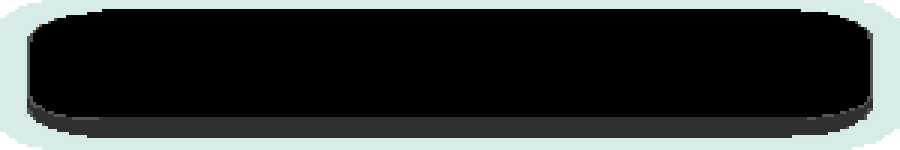
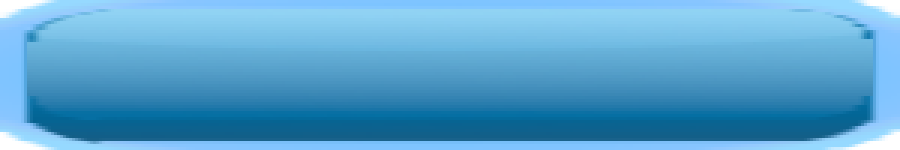
Layer changes from the first 900x150 image to the second:
added layer "Layer_darker #1" above "Pasted Layer #3" over [0, 6, 900, 54]
added layer "Pasted Layer #3" above "Pasted Layer" over [27, 9, 873, 120]
hid "Pasted Layer", painted on it over [27, 9, 873, 120]
removed layer "Pasted Layer #1" over [27, 24, 873, 138]
added layer "Pasted Layer #4" above "Pasted Layer #2" over [21, 9, 879, 144]
painted on "Pasted Layer #2" over [0, 0, 900, 150]
renamed "OptionsMenuUIButtonHighlighted.png" to "BottomUIButton.png", painted on it over [18, 3, 882, 147]
